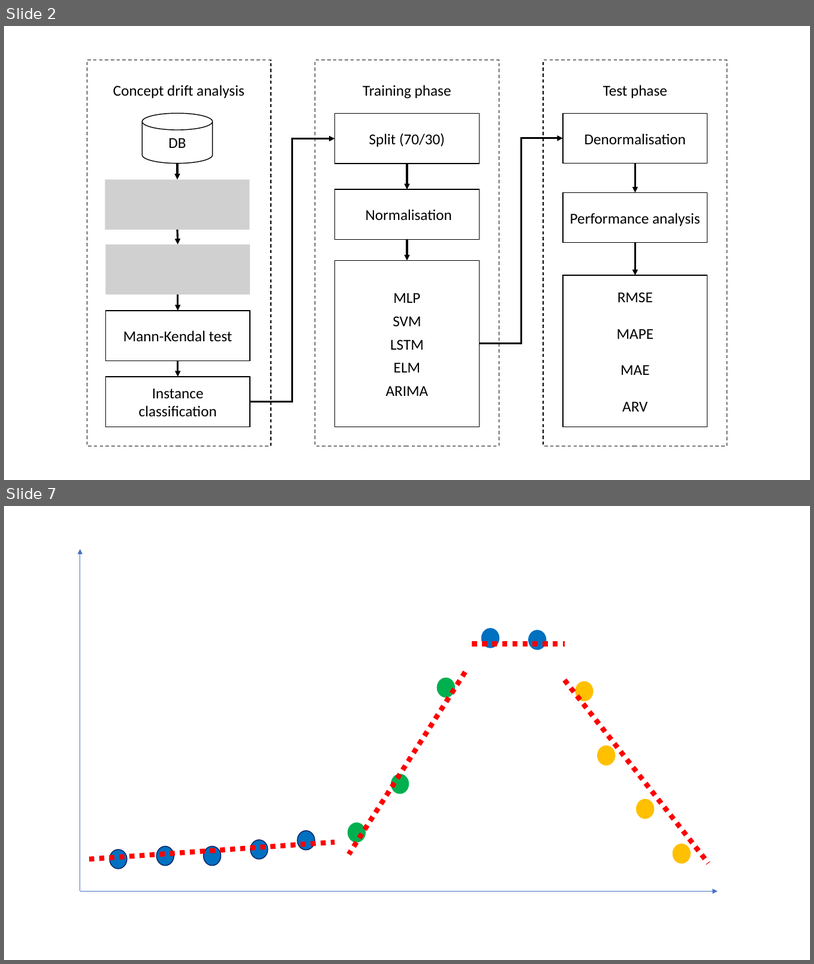
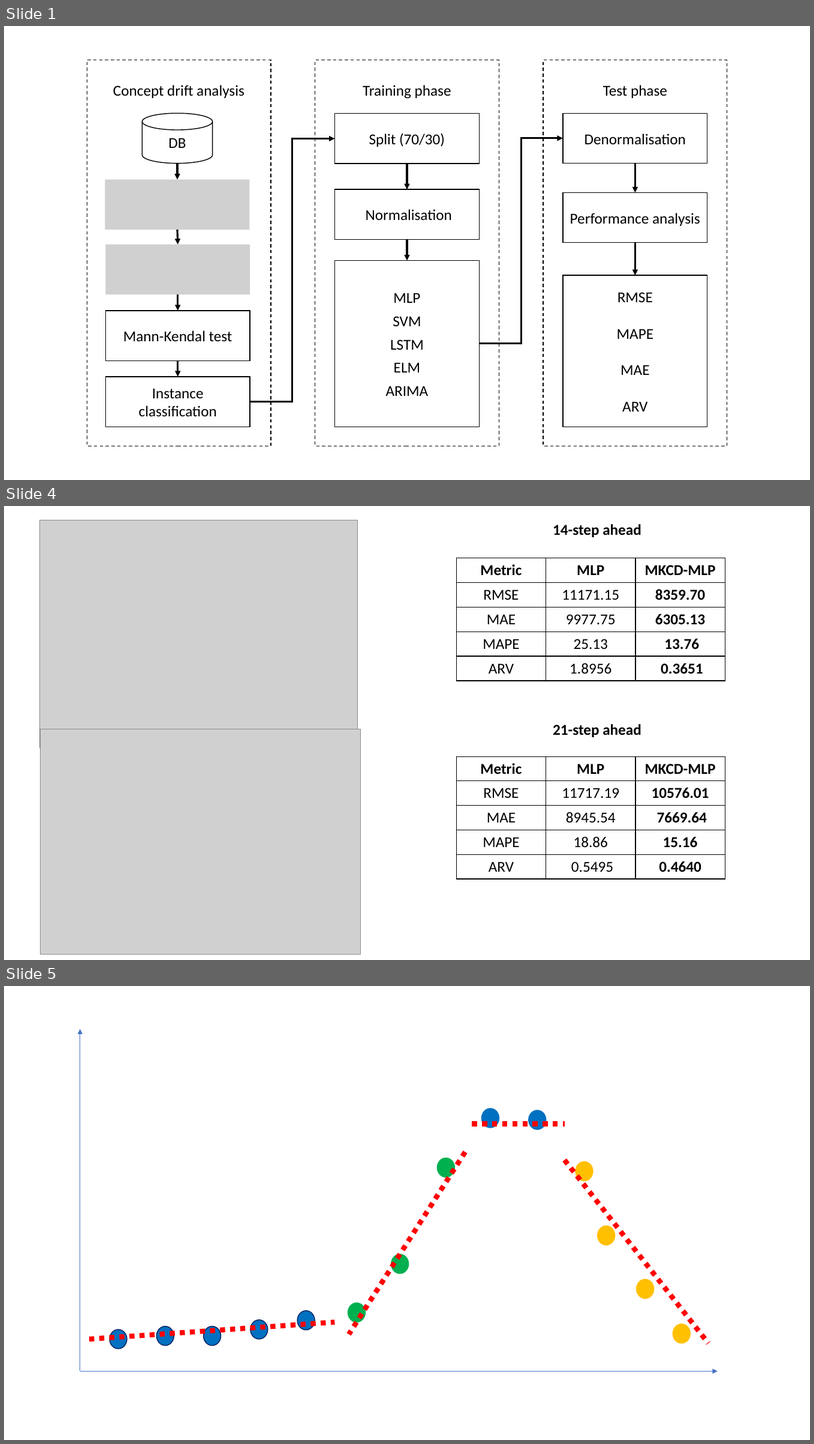
Before and after one commit to jairpaulino/covid-forecasting, a slide deck: General.pptx. Shown one above the other, each under a label of ours: slides 2 and 7 before the commit, slides 1, 4 and 5 after it; the slides between them are not shown. The pictures are 814x964 and 814x1444 pixels, drawn with LibreOffice and Linux fonts; fonts in the diff are those of the drawing; grey boxes stand for pictures. Boxes give left, top, right and bottom in pixels: in the first picture for what was removed or moved away, otherwise in the second. Text is boxed around its words. In the diff, an @@ line names an element or a change of style, - is before the commit and + after.

```diff
--- a/General.pptx
+++ b/General.pptx
@@ slide 4 added at (4,506,810,960), background #FFFFFF @@
@@ picture added at (39,520,358,747) @@
@@ text added at (553,524,642,537), 18 pt, text #000000, bold @@
+14-step ahead
@@ table added at (456,558,725,680), 5 rows, 3 columns @@
+Metric | MLP | MKCD-MLP
+RMSE | 11171.15 | 8359.70
+MAE | 9977.75 | 6305.13
+MAPE | 25.13 | 13.76
+ARV | 1.8956 | 0.3651
@@ picture added at (40,729,360,954) @@
@@ text added at (553,724,642,737), 18 pt, text #000000, bold @@
+21-step ahead
@@ table added at (456,756,725,879), 5 rows, 3 columns @@
+Metric | MLP | MKCD-MLP
+RMSE | 11717.19 | 10576.01
+MAE | 8945.54 | 7669.64
+MAPE | 18.86 | 15.16
+ARV | 0.5495 | 0.4640
@@ what was slide 2 is now slide 1 @@
@@ what was slide 7 is now slide 5 @@
```
Also in this commit, not shown: 1 slide changed, 2 other slides added, 2 slides removed, 6 other files.
